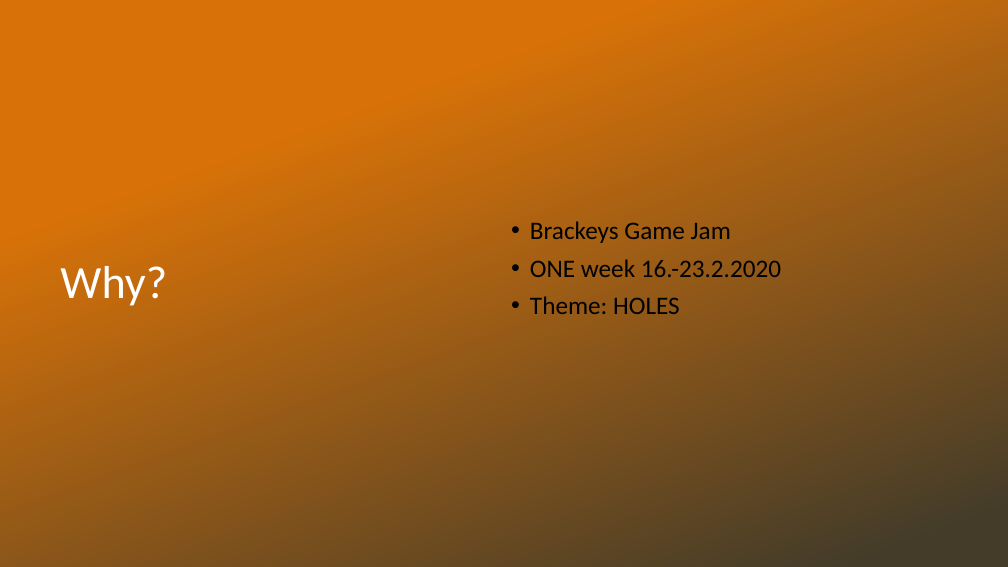
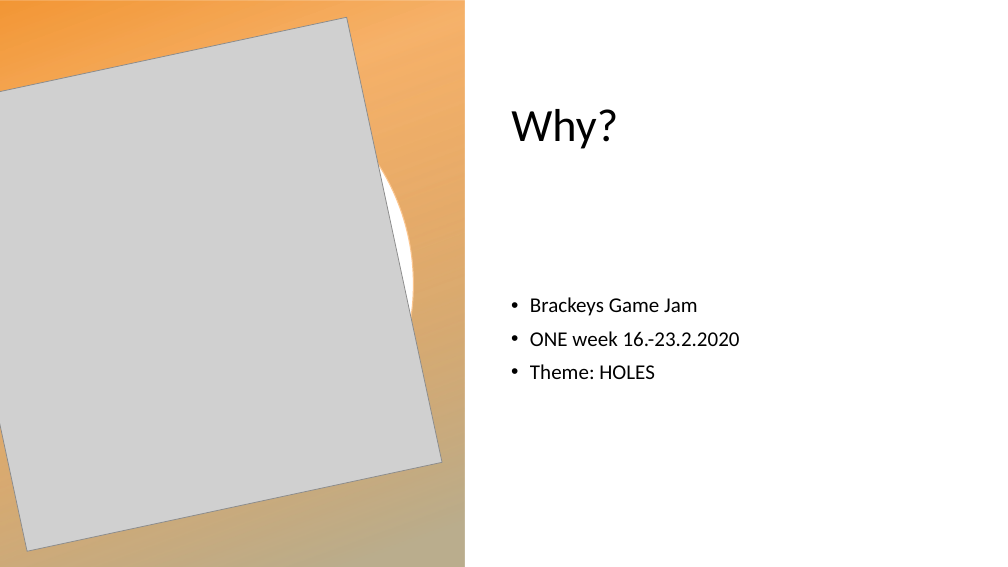
Before and after one commit to L5478/JamDev, a slide deck: slide 2 of Quack-A-Moley.pptx. Drawn at 1008x567 pixels with LibreOffice and Linux fonts; fonts in the diff are those of the drawing; grey boxes stand for pictures; background and template pictures are left out. Boxes give left, top, right and bottom in pixels: in the first picture for what was removed or moved away, otherwise in the second. Text is boxed around its words. In the diff, an @@ line names an element or a change of style, - is before the commit and + after.

Commit message:
changed the pptx

```diff
--- a/Quack-A-Moley.pptx
+++ b/Quack-A-Moley.pptx
@@ rectangle removed at box(0, 0, 1008, 567) @@
@@ rectangle added at box(0, 0, 464, 567), fill gradient #F07F09 to #BAAD8D @@
@@ picture added at box(0, 17, 442, 551) @@
@@ freeform shape added at box(0, 61, 414, 508), fill #FFFFFF, outline #CAC1A8 1 pt @@
@@ title "Why?": place and size @@
-title "Why?" at box(60, 266, 167, 306)
+title "Why?" at box(511, 109, 618, 149)
@@ title "Why?" at box(511, 109, 618, 149): text colour #FFFFFF to #000000 @@
@@ text "Brackeys Game Jam": place and size @@
-text "Brackeys Game Jam" at box(530, 221, 781, 314)
+text "Brackeys Game Jam" at box(530, 297, 740, 379)
@@ text "Brackeys Game Jam" at box(530, 297, 740, 379): size 24 to 20 pt @@
```
Also in this commit, not shown: 3 other slides changed.
